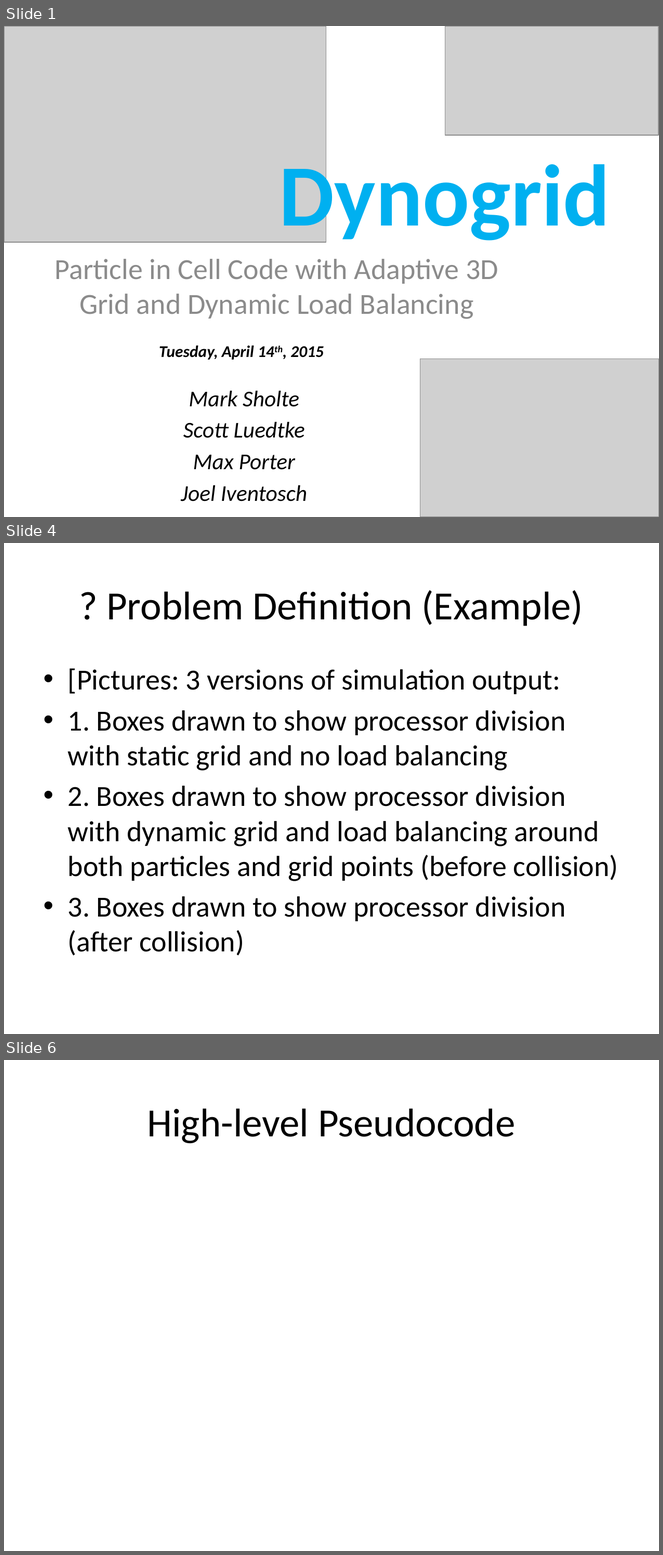
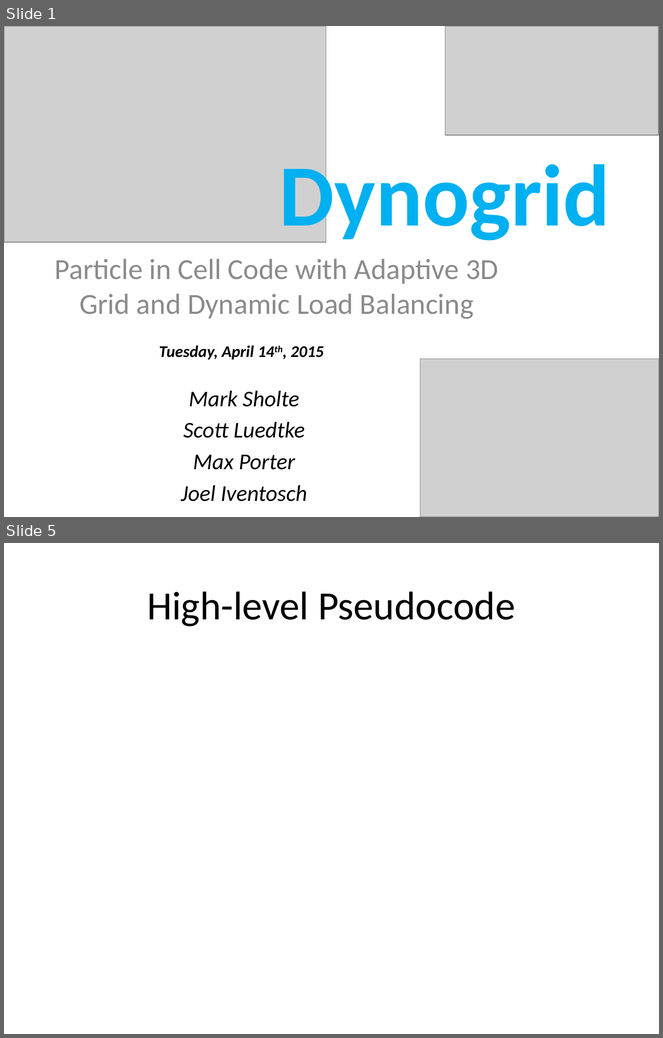
Before and after one commit to mgsholte/dynogrid, a slide deck: Dynogrid_ProgressReport_v1.pptx. Shown one above the other, each under a label of ours: slides 1, 4 and 6 before the commit, slides 1 and 5 after it; the slides between them are not shown. The pictures are 663x1555 and 663x1038 pixels, drawn with LibreOffice and Linux fonts; fonts in the diff are those of the drawing; grey boxes stand for pictures. Boxes give left, top, right and bottom in pixels: in the first picture for what was removed or moved away, otherwise in the second. Text is boxed around its words. In the diff, an @@ line names an element or a change of style, - is before the commit and + after.

```diff
--- a/Dynogrid_ProgressReport_v1.pptx
+++ b/Dynogrid_ProgressReport_v1.pptx
@@ slide 4 removed at (4, 543, 659, 1034), background #FFFFFF @@
@@ title removed at (106, 590, 583, 626) @@
-? Problem Definition (Example)
@@ text removed at (68, 668, 619, 956) @@
-• [Pictures: 3 versions of simulation output:
-• 1. Boxes drawn to show processor division with static grid and no load balancing
-• 2. Boxes drawn to show processor division with dynamic grid and load balancing around both particles and grid points (before collision)
-• 3. Boxes drawn to show processor division (after collision)
@@ what was slide 6 is now slide 5 @@
```
Also in this commit, not shown: 4 slides changed.
